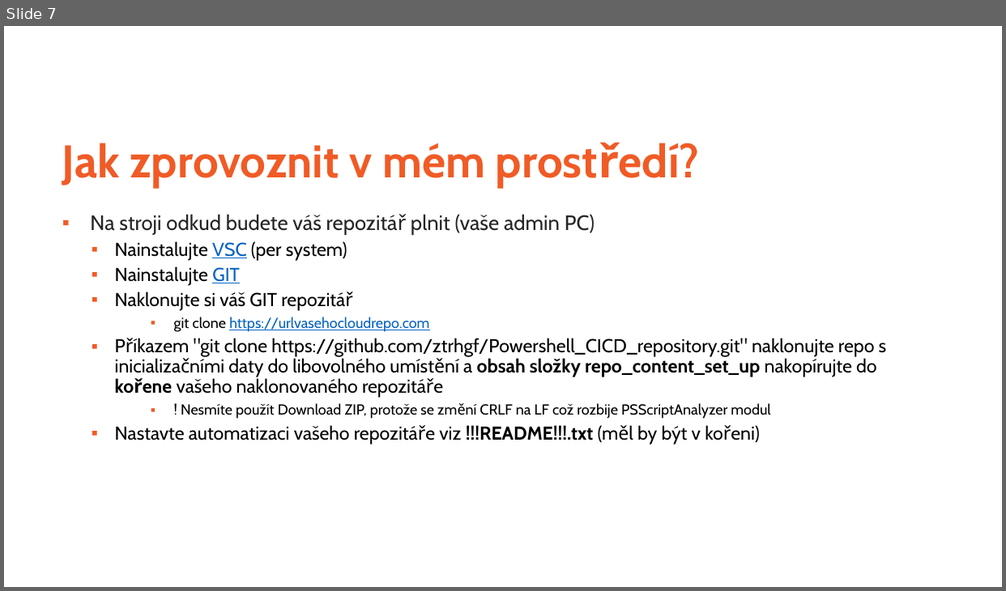
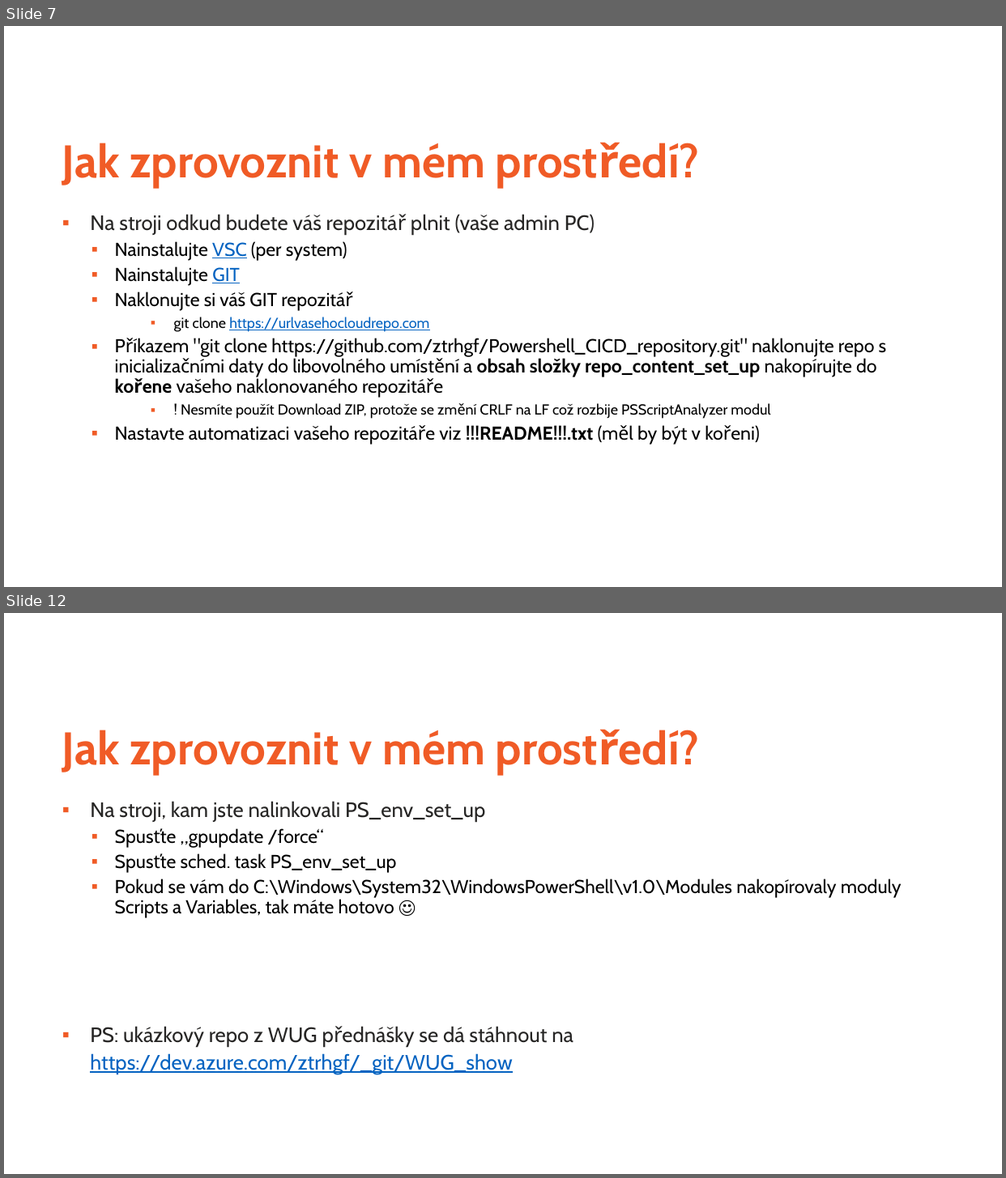
Before and after one commit to ztrhgf/Powershell_CICD_repository, a slide deck: jak zprovoznit CICD Powershell repo.pptx. Shown one above the other, each under a label of ours: slide 7 before the commit, slides 7 and 12 after it; the slides between them are not shown. The pictures are 1006x591 and 1006x1178 pixels, drawn with LibreOffice and Linux fonts; fonts in the diff are those of the drawing; background and template pictures are left out. Boxes give left, top, right and bottom in pixels: in the first picture for what was removed or moved away, otherwise in the second. Text is boxed around its words. In the diff, an @@ line names an element or a change of style, - is before the commit and + after.

```diff
--- a/jak zprovoznit CICD Powershell repo.pptx
+++ b/jak zprovoznit CICD Powershell repo.pptx
@@ slide 12 added at [4,613,1002,1174], background #FFFFFF @@
@@ title added at [62,730,485,775], 44 pt, text #F05B26, bold @@
+Jak zprovoznit v mém prostředí?
@@ text added at [90,801,901,1075], 18 pt, text #000000 @@
+▪ Na stroji, kam jste nalinkovali PS_env_set_up
+  ▪ Spusťte „gpupdate /force“
+  ▪ Spusťte sched. task PS_env_set_up
+  ▪ Pokud se vám do C:\Windows\System32\WindowsPowerShell\v1.0\Modules nakopírovaly moduly Scripts a Variables, tak máte hotovo ☺
+▪ PS: ukázkový repo z WUG přednášky se dá stáhnout na https://dev.azure.com/ztrhgf/_git/WUG_show
```
Also in this commit, not shown: 4 slides changed.
